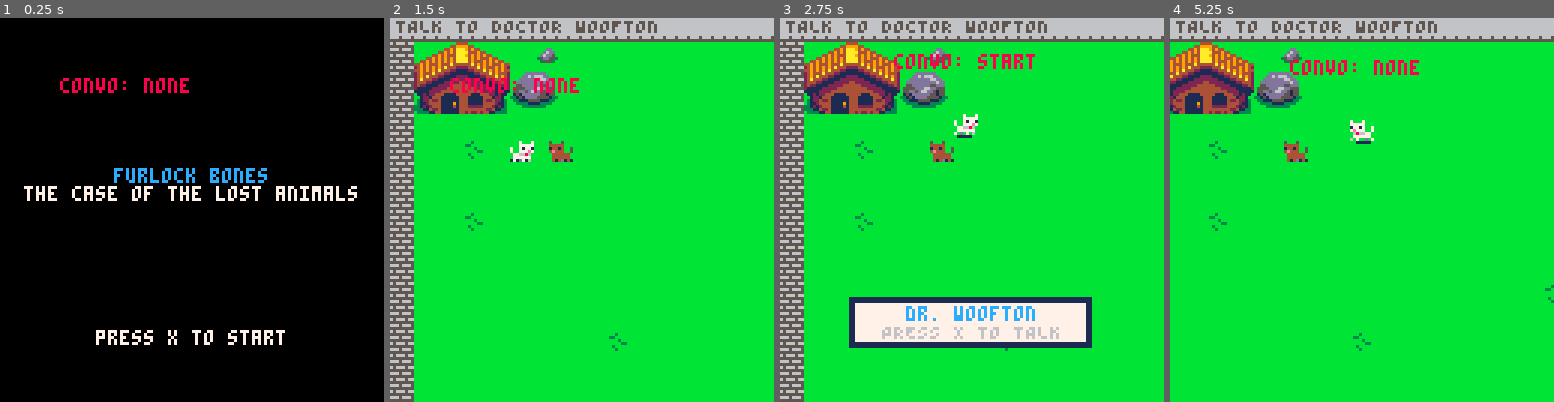
Above: before the commit, frames 1-4 (left to right).
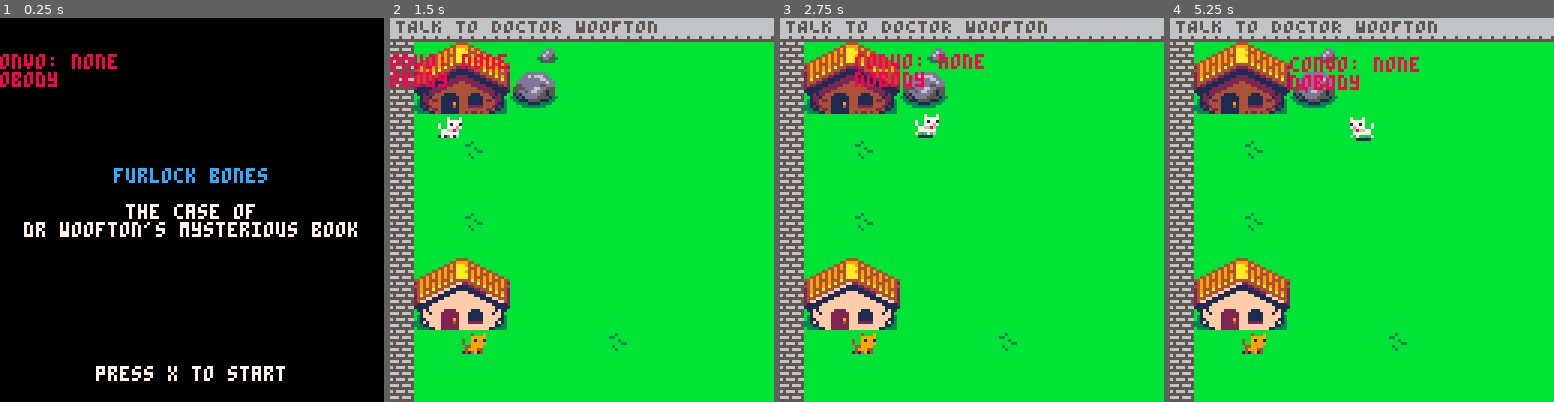
Above: after the commit, the same moments.

Repository: Mackeriah/FurlockBones-game
Game: PICO-8 cartridge furlock bones.p8
Two runs of this game, one before a commit and one after it. Both use one fixed random seed, a clock stepped at 60 frames per second and the inputs below.
Inputs:
- Up to frame 1 (0.25 s): no input
- Up to frame 2 (1.5 s): tap X (X key) at 0.33, 1.07 s; tap O (Z key) at 0.7 s
- Up to frame 3 (2.75 s): hold Right 1.6-2.1 s; tap O (Z key) at 1.7, 2.1, 2.5 s; tap X (X key) at 1.85 s; hold Up 2.15-2.42 s; hold Right from 2.47 s (still down)
- Up to frame 4 (5.25 s): tap O (Z key) every 0.4 s from 2.9 to 4.9 s; tap X (X key) at 2.97, 4.08, 5.2 s; release Right at 3.03 s; hold Left 3.08-3.58 s; hold Down 3.63-3.97 s; hold Right 4.02-4.68 s; hold Up 4.73-5.03 s; hold Left from 5.08 s (still down)

The runs differ from the first frame. In frame 1, 6.1% of the frame differs, in the area x 0-93%, y 9-95%; in frame 2, 6.2%; in frame 3, 13%; in frame 4, 16%, in the area x 0-100%, y 6-100%.

Commit message:
#simplifyandcomplete

Diff:
--- a/furlock bones.p8
+++ b/furlock bones.p8
@@ -67,7 +67,7 @@
 	if activeGame == false then draw_menu() else draw_game() end
 	-- player.x-20,player.y-20,8
 	print("convo: "..conversation_state,player.x-20,player.y-20,8)
-	--print(wordgame.displayed)
+	print(conversation.character)
 	--print(conversation.active)
 	--print("question: "..wordgame.selectedQuestion)
 end
@@ -75,8 +75,11 @@
 function draw_menu()
 	height = 50
 	print_centered("furlock bones", height, 12)
+	height += 12
+	print_centered("the case of", height, 7)
 	height += 6
-	print_centered("the case of the lost animals", height, 7)
+	print_centered("dr woofton's mysterious book", height, 7)
+
 	height += 6*8
 	print_centered("press x to start", height, 7)
 end
@@ -152,17 +155,17 @@
 				conversation_state = "level2"
 			end
 		elseif conversation_state == "level2" and conversation.character == "dr. woofton" then
-			new_conversation({"you'll never guess what!","a strange portal appeared", "in my house!"})
+			new_conversation({"i've decided to write","a book. the main character","will be a fox"})
 			if (btnp(❎)) then
 				conversation_state = "level3"
 			end
 		elseif conversation_state == "level3" and conversation.character == "dr. woofton" then
-			new_conversation({"and then","a young animal","dropped out of it!"})
+			new_conversation({"but the thing is, i hardly","know anything about them!"})
 			if (btnp(❎)) then
 				conversation_state = "level4"
 			end
 		elseif conversation_state == "level4" and conversation.character == "dr. woofton" then
-			new_conversation({"now it doesn't know how","to get home","you should talk to owl"})
+			new_conversation({"can you ask wise old owl","if he has a book","about them i could borrow?"})
 			objective.current = "TALK TO WISE OLD OWL"
 			if (btnp(❎)) then
 				conversation_state = "none"
@@ -170,13 +173,24 @@
 
 		-- OWL
 		elseif conversation_state == "level1" and conversation.character == "wise old owl" then
-			new_conversation({"hmm, what now furlock?"})
+			new_conversation({"hurrumph, what now furlock?","can't you see i was","doing my exercises?"})
 			if (btnp(❎)) then
 				conversation_state = "level2"
 			end
 		elseif conversation_state == "level2" and conversation.character == "wise old owl" then
-			new_conversation({"hurrumph!"})
-			objective.current = "collect page pieces 7/10"
+			new_conversation({"my wings will never get","stronger at this rate"})
+			--objective.current = "COLLECT PAGE PIECES"
+			if objective.current == "TALK TO WISE OLD OWL" then
+				if (btnp(❎)) then
+					conversation_state = "level3"
+				end
+			else
+				if (btnp(❎)) then
+					conversation_state = "none"
+				end
+			end
+		elseif conversation_state == "level3" and conversation.character == "wise old owl" then
+			new_conversation({"so woofton wants to know", "about foxes eh?", "let me see what i can find"})
 			if (btnp(❎)) then
 				conversation_state = "none"
 			end
@@ -520,8 +534,8 @@
 --player functions
 function create_player()
 	player={}  --create empty table -- this means we're creating the player as an object!
-	player.x = 40 -- 40 = house, 432 = owl (map location x8 for exact pixel location)
-	player.y = 40
+	player.x = 16 -- 40 = house, 432 = owl (map location x8 for exact pixel location)
+	player.y = 32
 	player.direction = 1
 	player.velocity_x = 0
 	player.velocity_y = 0
@@ -552,7 +566,9 @@
 end
 
 function move_player()
-	if conversation_state != "level1" then	-- if talking then don't walk away, it's rude.
+	if conversation_state == "none"
+	or conversation_state == "start"
+	or conversation_state == "sign" then	-- if talking then don't walk away, it's rude.
 		--when the user tries to move, only add the acceleration to the current speed.
 		if (btn(⬅️)) then
 			player.velocity_x -= player.acceleration
@@ -744,11 +760,11 @@
 -- character functions
 function create_woofton()
 	woofton={}
-	woofton.x = 74
-	woofton.y = 24
+	woofton.x = 24
+	woofton.y = 104
 	woofton.sprite = 22
-	woofton.speed = 0.3
-	woofton.direction = -1
+	woofton.speed = 0
+	woofton.direction = 1
 	woofton.wait = false
 	woofton.waitTime = 0
 end
@@ -756,27 +772,27 @@
 function move_woofton()
 	if (woofton_collision(player.x,player.y,woofton.x,woofton.y)) == true then
 		-- this just stops woofton moving any closer and stops him pestering for a while
-	else
-		if woofton.wait == true then -- wait if woofton's recently pestered player
-			if (time() >= woofton.waitTime +5 ) then
-				woofton.wait = false
-			else return end
-		else
-			if player.x < woofton.x then
-				woofton.x -= woofton.speed
-				woofton.direction = -1
-			end
-			if player.x > woofton.x then
-				woofton.x += woofton.speed
-				woofton.direction = 1
-			end
-			if player.y < woofton.y then
-				woofton.y -= woofton.speed
-			end
-			if player.y > woofton.y then
-				woofton.y += woofton.speed
-			end
-		end
+	-- else
+	-- 	if woofton.wait == true then -- wait if woofton's recently pestered player
+	-- 		if (time() >= woofton.waitTime +5 ) then
+	-- 			woofton.wait = false
+	-- 		else return end
+	-- 	else
+	-- 		if player.x < woofton.x then
+	-- 			woofton.x -= woofton.speed
+	-- 			woofton.direction = -1
+	-- 		end
+	-- 		if player.x > woofton.x then
+	-- 			woofton.x += woofton.speed
+	-- 			woofton.direction = 1
+	-- 		end
+	-- 		if player.y < woofton.y then
+	-- 			woofton.y -= woofton.speed
+	-- 		end
+	-- 		if player.y > woofton.y then
+	-- 			woofton.y += woofton.speed
+	-- 		end
+	-- 	end
 	end
 end
 
@@ -803,8 +819,8 @@
 
 function create_owl()
 	owl={}
-	owl.x = 480
-	owl.y = 8
+	owl.x = 480 -- 480 is treehouse
+	owl.y = 8	-- 8 is treehouse
 	owl.sprite = 5
 	owl.time = 0
 	owl.wait = 1
@@ -1174,7 +1190,7 @@
 
 
 __gff__
-0000000000000000000000000000010100010180800102000100000000000001010001010101010100000000010000000000000000000101000000000000000001010000010101010101010100000101010100000100010101010101000001010101000000000101010101010000010101010000000001010000000000000101
+0000000000000000000000000000010100010180800102000100000000000001010001010101010100000000010000000000000000000101000000000000000001010000010101010101010101010101010100000100010101010101010101010101000000000101010101010101010101010000000001010000000000000000
 0101000001000001010100000000000001010000010000010101000000000000010101010100000001010000000000000101010001010000010101000000000000000000000000000000000000000000000000000000000000000000000000000000000000000000000000000000000000000000000000000000000000000000
 __map__
 232323232323232323232323232323232323232323232323232323232323232323232323232323230f0f0f0f0f0f0f0f0f0f0f0f0f0f0f0f0f0f0f0f46470f0f0f0f0f00000000000000000000000000000000000000000000000000000000000000000000000000000000000000000000000000000000000000000000000000
@@ -1187,9 +1203,9 @@
 233232323232323232323232323232323232323232323232323232323232323232323232323232230f0f0f0f0f0f0f0f0f0f0f0f1f2b2e2e2d2e2e2e2d2d2f0e0f0f0f00000000000000000000000000000000000000000000000000000000000000000000000000000000000000000000000000000000000000000000000000
 233232313232323232323232323232323232323232323232323232323232323232323232323232230f0f0f0f0f0f0f0f0f0f0f0f0f0f0f0f0f0f0f0f0f0f0f0f0f0f0f00000000000000000000000000000000000000000000000000000000000000000000000000000000000000000000000000000000000000000000000000
 233232323232323232323232323232323232323232103232323232323232323231323232323232230f0f0f0f0f0f0f0f0f0f0f0f0f0f0f0f0f0f0f0f0f0f0f0f0f0f0f00000000000000000000000000000000000000000000000000000000000000000000000000000000000000000000000000000000000000000000000000
-233232323232323232323232323232323232323232323232323232323232323231323232323232230f0f0f0f0f0f0f0f0f0f0f0f0f0f0f0f0f0f0f0f0f0f0f0f0f0f0f00000000000000000000000000000000000000000000000000000000000000000000000000000000000000000000000000000000000000000000000000
-2332323232323232323232323232323232313232323232323231323232323232323232323232322300000000000000000000000000000000000000000000000000000000000000000000000000000000000000000000000000000000000000000000000000000000000000000000000000000000000000000000000000000000
-2332323232323232323232323232323232323232323232323232323232323232323232323232322300000000000000000000000000000000000000000000000000000000000000000000000000000000000000000000000000000000000000000000000000000000000000000000000000000000000000000000000000000000
+234c4d4e4f32323232323232323232323232323232323232323232323232323231323232323232230f0f0f0f0f0f0f0f0f0f0f0f0f0f0f0f0f0f0f0f0f0f0f0f0f0f0f00000000000000000000000000000000000000000000000000000000000000000000000000000000000000000000000000000000000000000000000000
+235c5d5e5f323232323232323232323232313232323232323231323232323232323232323232322300000000000000000000000000000000000000000000000000000000000000000000000000000000000000000000000000000000000000000000000000000000000000000000000000000000000000000000000000000000
+236c6d6e6f323232323232323232323232323232323232323232323232323232323232323232322300000000000000000000000000000000000000000000000000000000000000000000000000000000000000000000000000000000000000000000000000000000000000000000000000000000000000000000000000000000
 2332323232323232323132323232323232323232323232323232323232323232323232323232322300000000000000000000000000000000000000000000000000000000000000000000000000000000000000000000000000000000000000000000000000000000000000000000000000000000000000000000000000000000
 2332323232323232323232323232323232323232323232323232323232323232323232323232322300000000000000000000000000000000000000000000000000000000000000000000000000000000000000000000000000000000000000000000000000000000000000000000000000000000000000000000000000000000
 2332323232323232323232323232323232323232323232323232323232323232323232323232322300000000000000000000000000000000000000000000000000000000000000000000000000000000000000000000000000000000000000000000000000000000000000000000000000000000000000000000000000000000
Not shown, changed: 31 lines of the sprite sheet (__gfx__) section of furlock bones.p8
